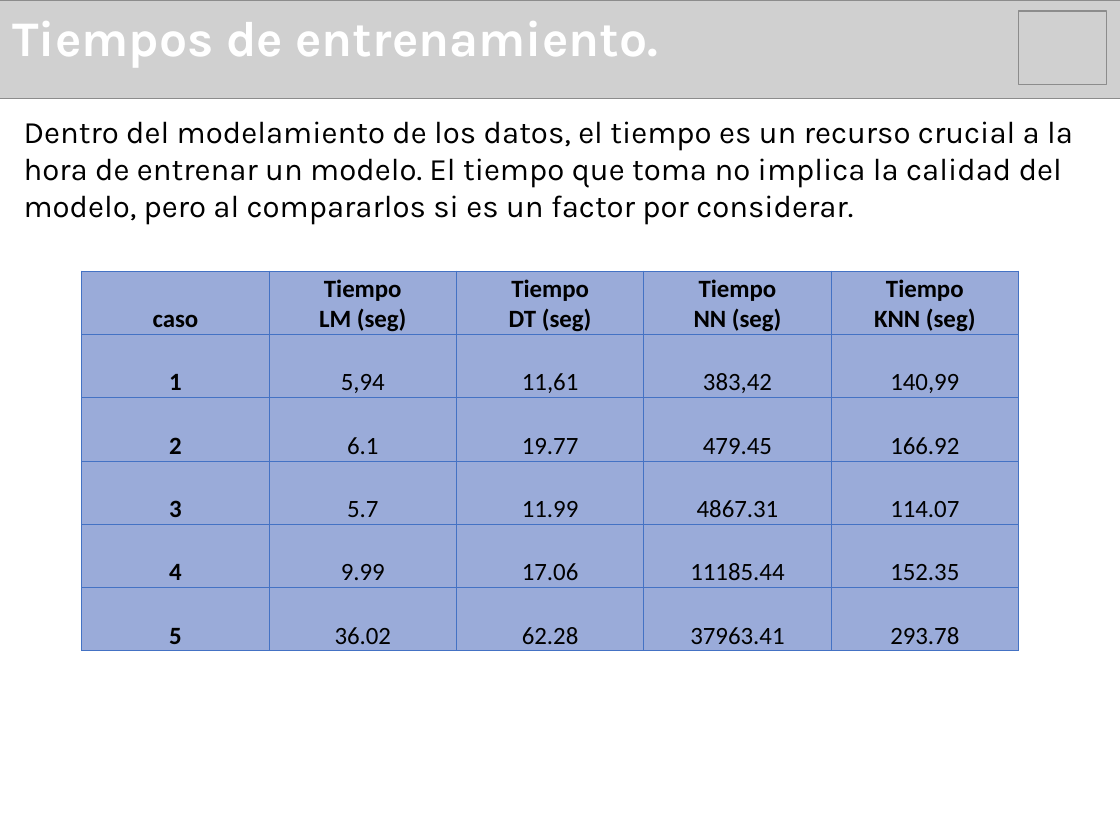
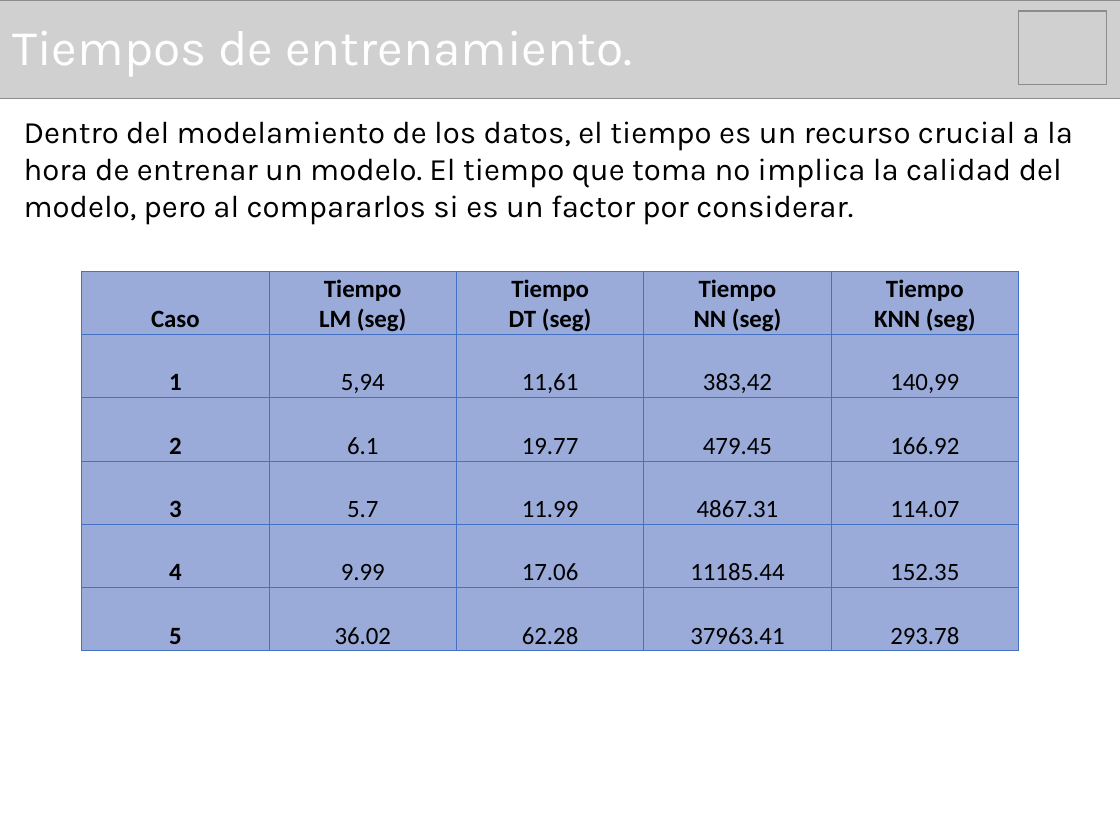
Before and after one commit to IgnGGA/grupo9, a slide deck: slide 9 of presentación/presentaciónDosMineriaDeDatos.pptx. Drawn at 1120x840 pixels with LibreOffice and Linux fonts; fonts in the diff are those of the drawing; grey boxes stand for pictures. Boxes give left, top, right and bottom in pixels: in the first picture for what was removed or moved away, otherwise in the second. Text is boxed around its words. In the diff, an @@ line names an element or a change of style, - is before the commit and + after.

```diff
--- a/presentación/presentaciónDosMineriaDeDatos.pptx
+++ b/presentación/presentaciónDosMineriaDeDatos.pptx
@@ text "Tiempos de entrenamiento.": place and size @@
-text "Tiempos de entrenamiento." at [12,21,659,67]
+text "Tiempos de entrenamiento." at [12,31,632,76]
@@ text "Tiempos de entrenamiento." at [12,31,632,76]: bold off @@
@@ table at [82,271,1017,651] @@
-row 1, column 1: caso
+row 1, column 1: Caso
```
Also in this commit, not shown: 12 other slides changed, 2 slides added, 2 slides removed.
